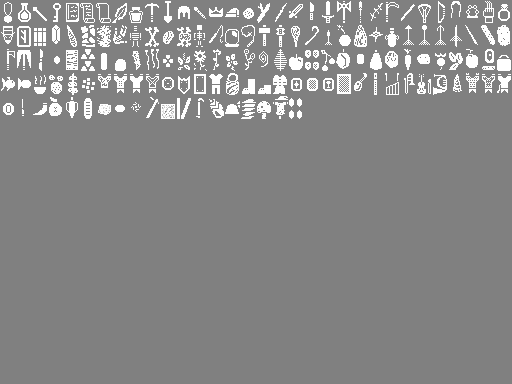
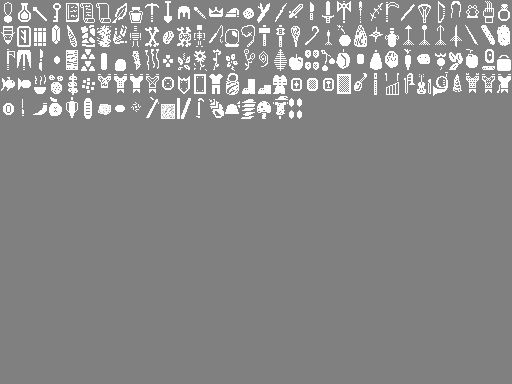
Layers edited between the first and the second 512×384 image:
painted on "Background" over 433, 72, 448, 96
